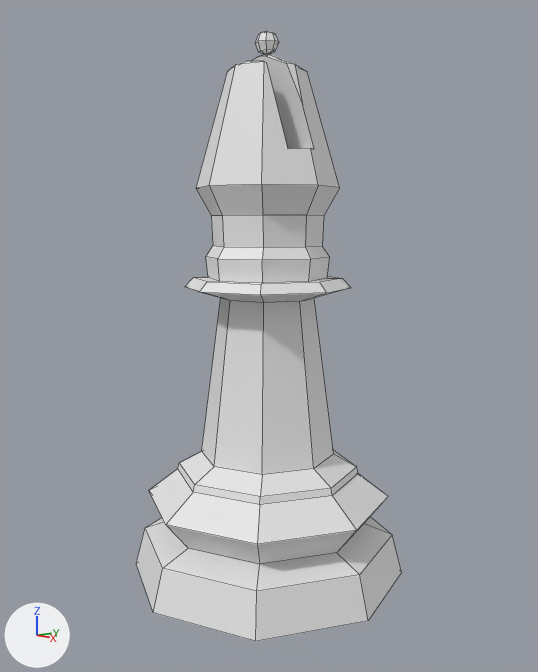
One commit to the Blender file archive/chess_bishop_lowpoly.blend: the scene before it, then after it.
Rendered twice from a camera (50 mm lens) standing at (7.99, -6.92, 5.12) and looking at (0.05, -0.01, 3.53). Arrows for +X, +Y and +Z are at lower left; the lights stay in place. Mesh edges are drawn as thin lines.

Before the edit, the objects in view are built like this:
```python
me_sphere_001 = bpy.data.meshes.new('Sphere.001')
me_sphere_001.from_pydata(...)  # 181 vertices, 178 faces; spans x -1.5..1.5, y -1.5..1.5, z 0.0..5.76
ob_bishop = bpy.data.objects.new('Bishop', me_sphere_001)
ob_bishop.location = (0.0, 0.0, 0.0)
ob_bishop.scale = (1.33, 1.33, 1.33)
```
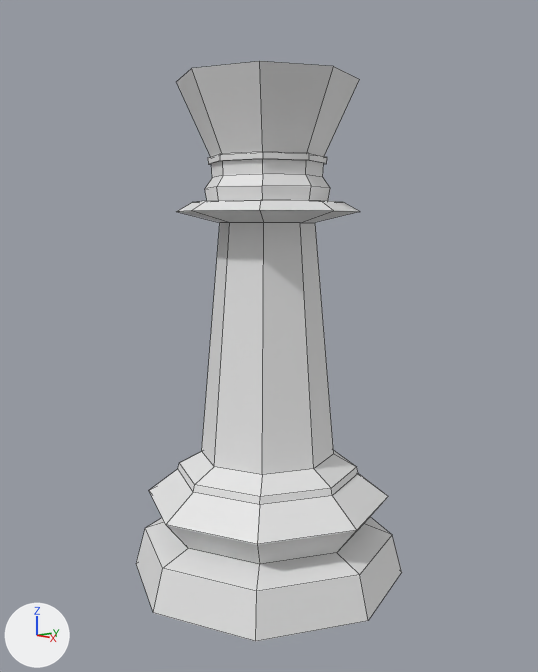
Scene script edits in JSON lines:
```json
{"block": "me_sphere_001", "where": "# used by ob_bishop; location = (0.0, 0.0, 0.0); scale = (1.33, 1.33, 1.33)"}
{"op": "remove", "block": "me_sphere_001", "code": "me_sphere_001.from_pydata(...)  # 181 vertices, 178 faces; spans x -1.5..1.5, y -1.5..1.5, z 0.0..5.76"}
{"op": "add", "block": "me_sphere_001", "code": "me_sphere_001.from_pydata(...)  # 144 vertices, 137 faces; spans x -1.5..1.5, y -1.5..1.5, z 0.0..5.28"}
{"block": "me_sphere_001", "change": "me_sphere_001 part 1: the loose piece of 26 vertices spanning x -0.12..0.12, y -0.12..0.12, z 5.52..5.76 is deleted"}
{"block": "me_sphere_001", "change": "me_sphere_001 part 2"}
{"block": "me_sphere_001", "change": "18 vertices are removed from x -0.65..0.65, y -0.27..0.08, z 4.52..5.54"}
{"block": "me_sphere_001", "change": "19 faces are deleted"}
{"block": "me_sphere_001", "change": "24 vertices in x -0.79..0.79, y -0.79..0.79, z 3.05..3.26 move by (0.0, 0.0, 0.79)"}
{"block": "me_sphere_001", "change": "8 vertices in x -0.58..0.58, y -0.58..0.58, z 3.6 move by (0.0, 0.0, 0.85)"}
{"block": "me_sphere_001", "change": "49 vertices move from x -0.89..0.89, y -0.89..0.89, z 3.17..5.43 to x -0.97..0.97, y -0.97..0.97, z 3.96..5.28"}
{"block": "me_sphere_001", "change": "7 vertices are added at x -0.94..0.94, y 0.0..0.94, z 4.51..5.28"}
{"block": "me_sphere_001", "change": "10 new faces join them"}
```

Changed parts and their boxes (x1, y1, x2, y2) in the pictures (538 x 672 px):
```json
{"object": "Bishop", "change": "reshaped", "before": [136, 30, 402, 641], "after": [136, 61, 402, 641]}
{"part": 1, "of": "me_sphere_001", "change": "deleted", "before": [255, 30, 279, 54]}
{"part": 2, "of": "me_sphere_001", "change": "cut back", "before": [185, 54, 351, 475], "after": [176, 61, 360, 475]}
```
